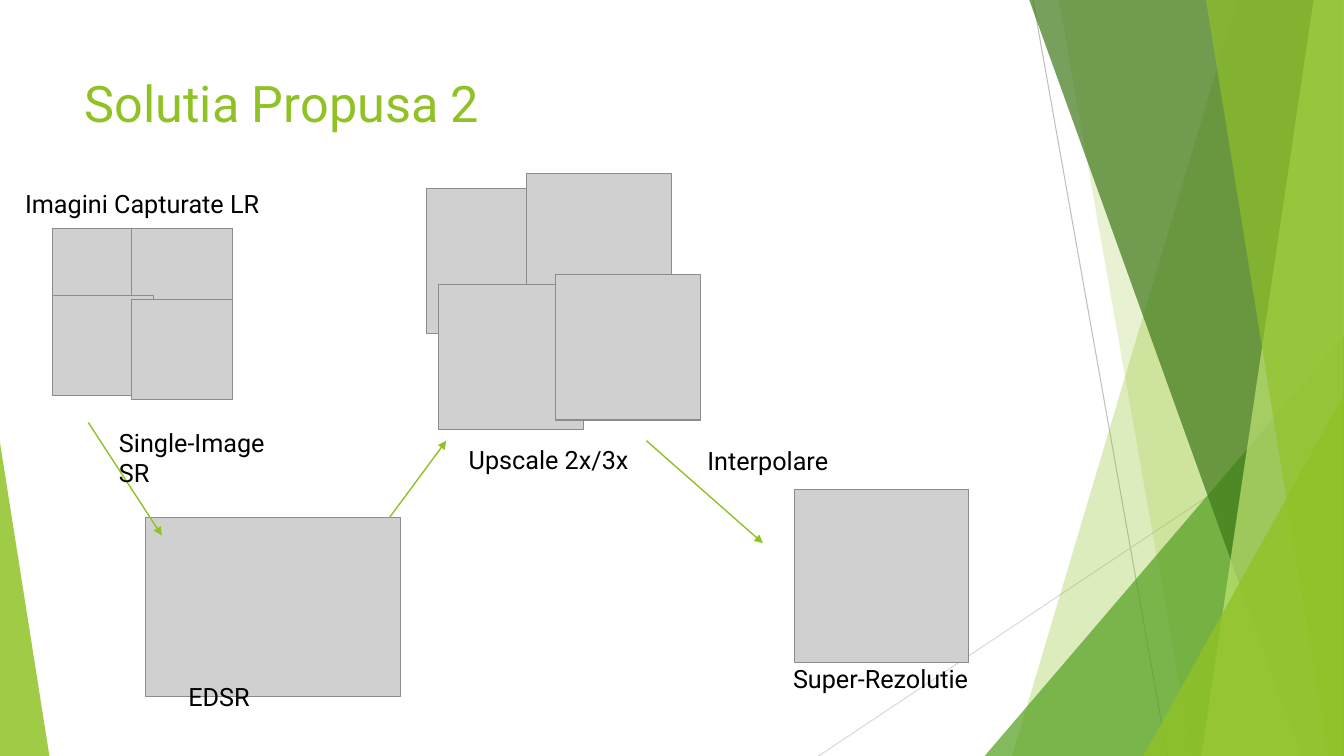
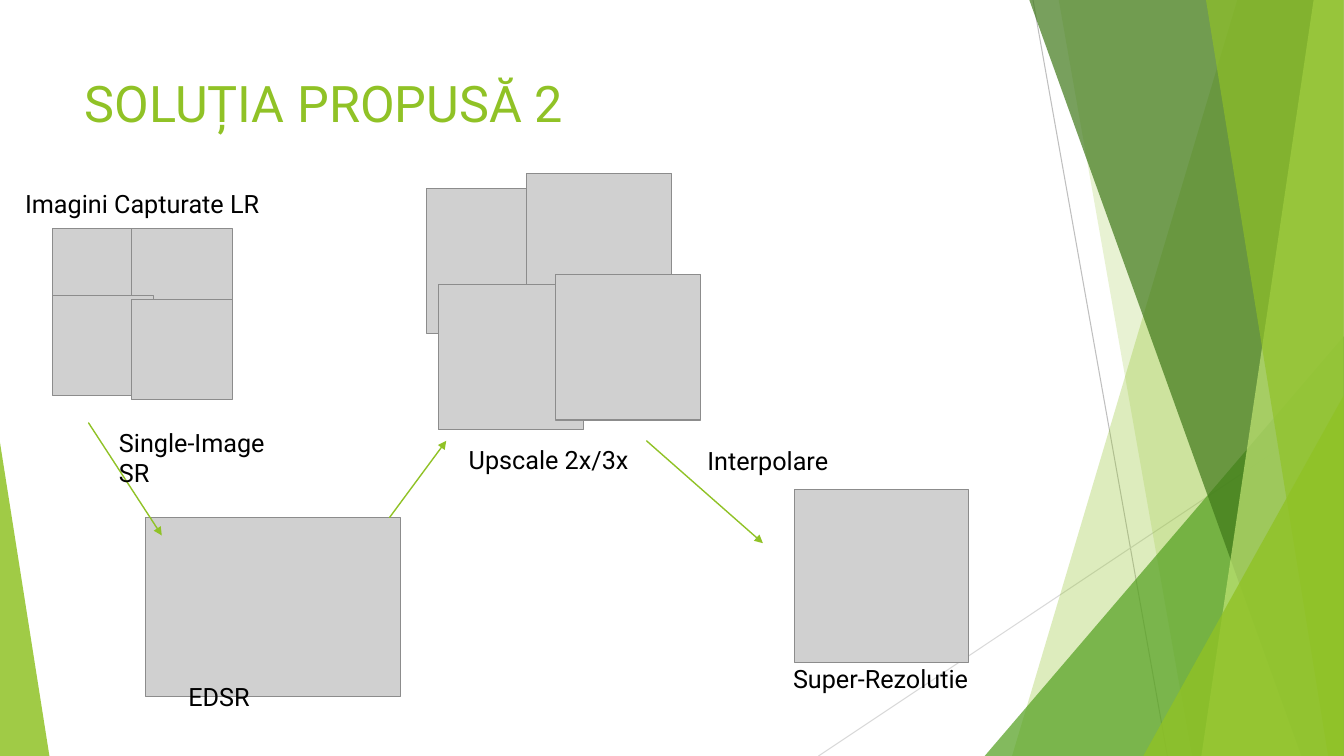
Before and after one commit to DragoshAndrei/SuperResolution_ACI, a slide deck: slide 8 of SUPER RESOLUTION A SPATIAL SUBPIXEL INTERPOLATION TECHNIQUE_sprint_1.pptx. Drawn at 1344x756 pixels with LibreOffice and Linux fonts; fonts in the diff are those of the drawing; grey boxes stand for pictures. Boxes give left, top, right and bottom in pixels: in the first picture for what was removed or moved away, otherwise in the second. Text is boxed around its words. In the diff, an @@ line names an element or a change of style, - is before the commit and + after.

Commit message:
added special characters in .ppt + removed unused titles in .docx

```diff
--- a/SUPER RESOLUTION A SPATIAL SUBPIXEL INTERPOLATION TECHNIQUE_sprint_1.pptx
+++ b/SUPER RESOLUTION A SPATIAL SUBPIXEL INTERPOLATION TECHNIQUE_sprint_1.pptx
@@ title at <box>85,77,563,134</box>: text changed @@
-Solutia Propusa 2
+SOLUȚIA PROPUSĂ 2
```
Also in this commit, not shown: 3 other slides changed, 1 other file.
